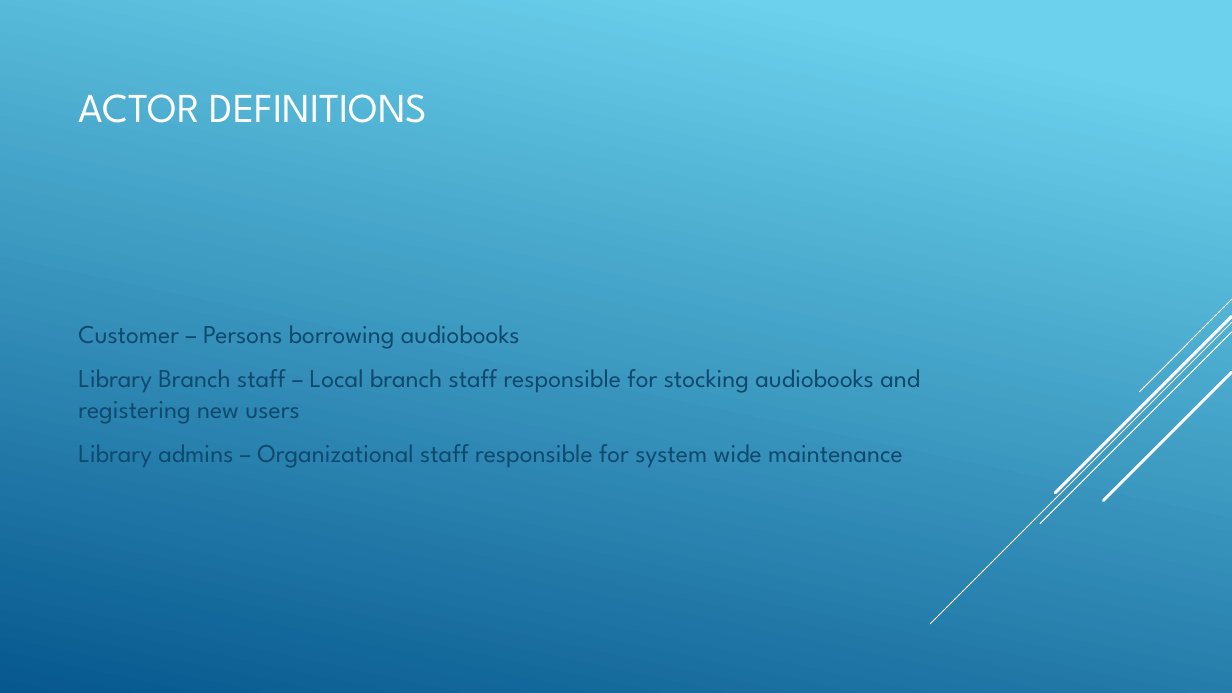
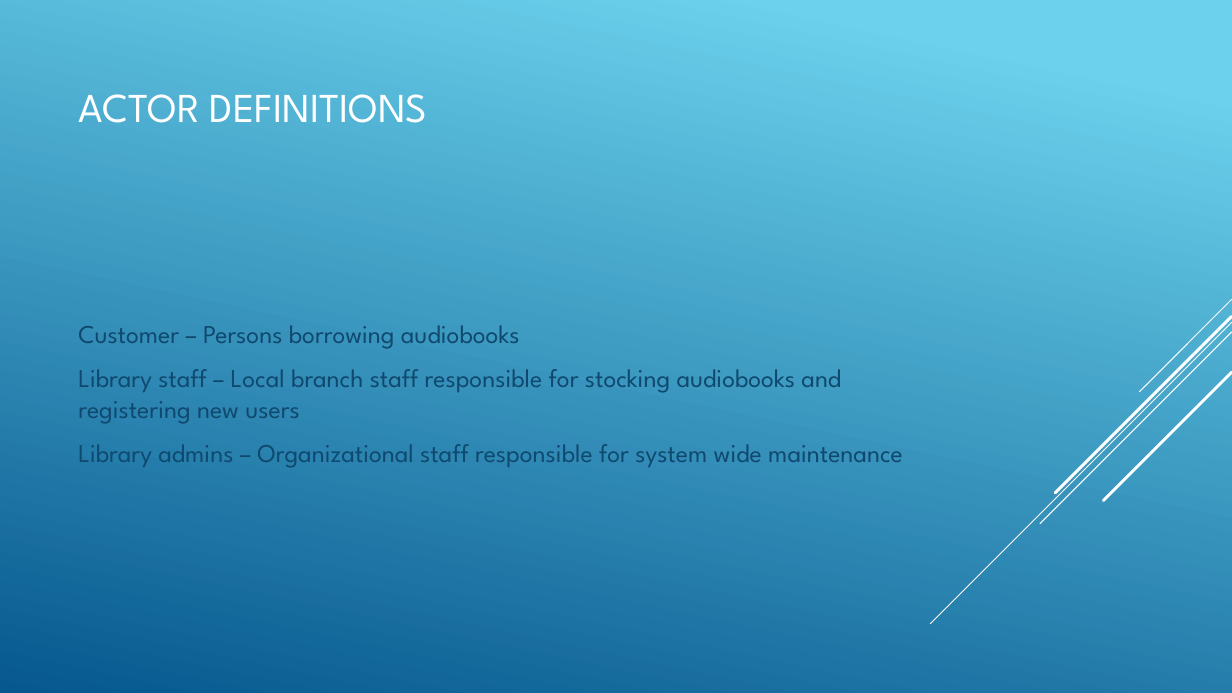
Before and after one commit to Crew7Keyes/BlueSteel, a slide deck: slide 9 of usecasepresentation.pptx. Drawn at 1232x693 pixels with LibreOffice and Linux fonts; fonts in the diff are those of the drawing. Boxes give left, top, right and bottom in pixels: in the first picture for what was removed or moved away, otherwise in the second. Text is boxed around its words. In the diff, an @@ line names an element or a change of style, - is before the commit and + after.

Commit message:
updated presentation

```diff
--- a/usecasepresentation.pptx
+++ b/usecasepresentation.pptx
@@ text at (x1=78, y1=369, x2=841, y2=423): text changed @@
-Library Branch staff – Local branch staff responsible for stocking audiobooks and registering new users
+Library staff – Local branch staff responsible for stocking audiobooks and registering new users
```
Also in this commit, not shown: 1 other slide changed, 1 slide added, 1 slide removed.
